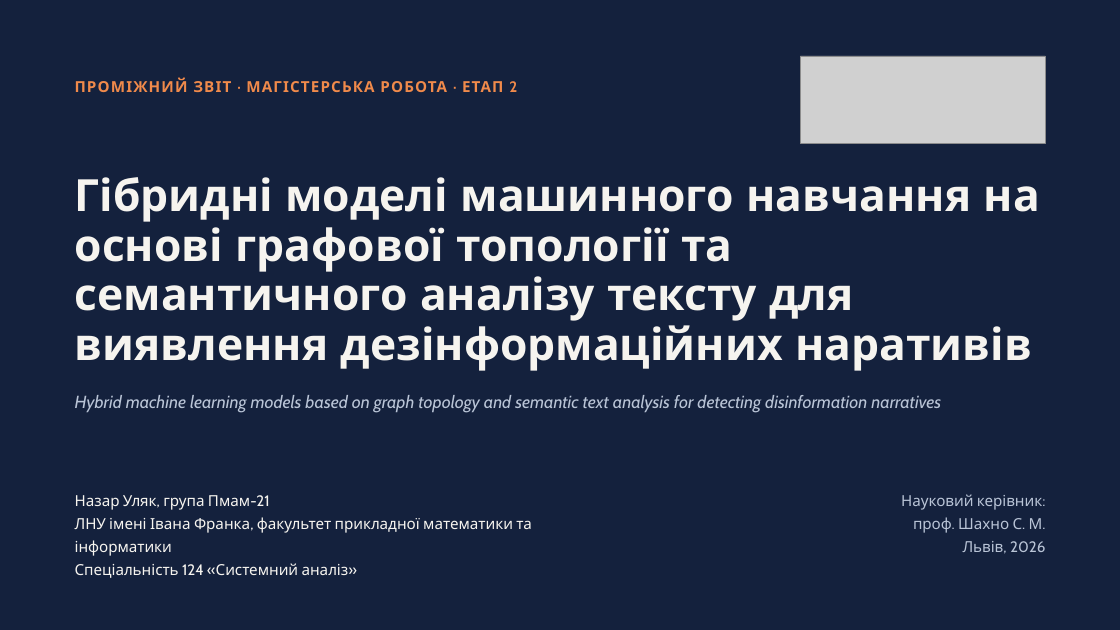
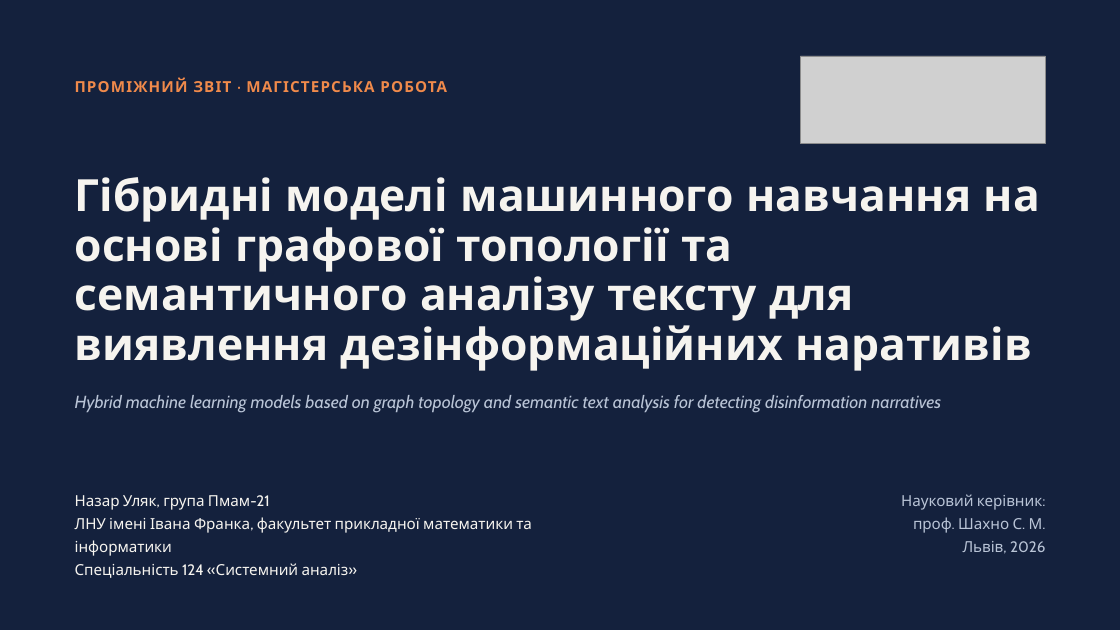
Before and after one commit to Obizonko/Dyplom2026, a slide deck: slide 1 of reports/Prezentatsiia_etap2.pptx. Drawn at 1120x630 pixels with LibreOffice and Linux fonts; fonts in the diff are those of the drawing; grey boxes stand for pictures. Boxes give left, top, right and bottom in pixels: in the first picture for what was removed or moved away, otherwise in the second. Text is boxed around its words. In the diff, an @@ line names an element or a change of style, - is before the commit and + after.

Commit message:
Презентація: пояснення на слайдах, простіші формулювання, текст виступу

```diff
--- a/reports/Prezentatsiia_etap2.pptx
+++ b/reports/Prezentatsiia_etap2.pptx
@@ text at box(75, 79, 447, 92): text changed @@
-ПРОМІЖНИЙ ЗВІТ · МАГІСТЕРСЬКА РОБОТА · ЕТАП 2
+ПРОМІЖНИЙ ЗВІТ · МАГІСТЕРСЬКА РОБОТА
```
Also in this commit, not shown: 10 other slides changed, 3 other files.
